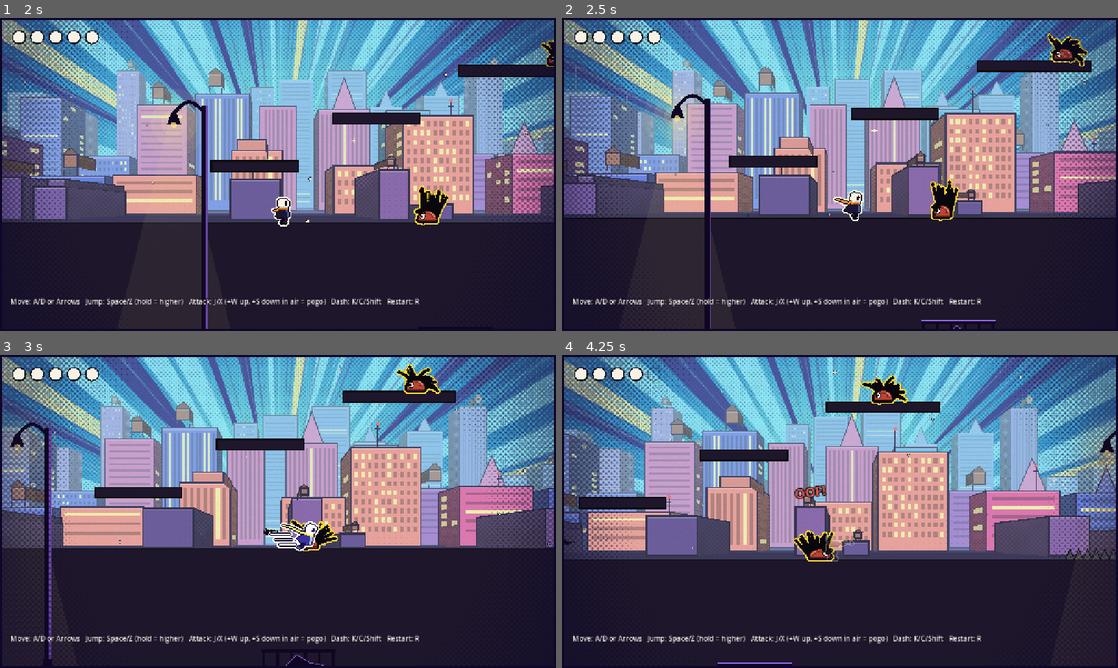
Above: before the commit, frames 1-4 (two rows, left to right).
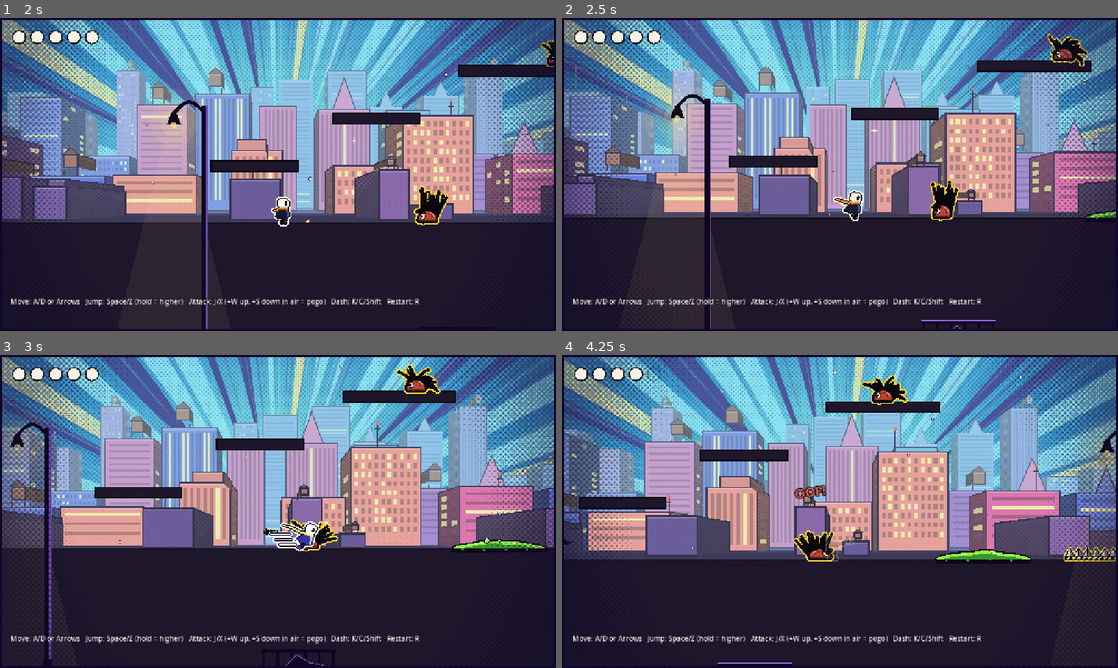
Above: after the commit, the same moments.

Repository: Ridhim-mittal/temp_game_jam
Game: Godot game, scene res://scenes/levels/test_level.tscn
Same seed, same stepped clock (60 frames per second), same inputs: the game is played once before the commit and once after it.
Inputs:
- Up to frame 1 (2 s): hold D (move_right) 0.53-1.28 s; hold Space (jump) 0.53-1.28 s; tap K (dash) at 0.6, 1.55 s; hold S (down) from 1.28 s (still down); tap Space (jump) at 1.35, 1.52, 1.82 s
- Up to frame 2 (2.5 s): release S (down) at 2.03 s; hold D (move_right) from 2.03 s (still down); hold Space (jump) from 2.03 s (still down); tap J (attack) at 2.1 s
- Up to frame 3 (3 s): release D (move_right) at 2.78 s; release Space (jump) at 2.78 s; hold W (up) from 2.78 s (still down); tap K (dash) at 2.85 s
- Up to frame 4 (4.25 s): tap Space (jump) at 3.02, 3.32 s; release W (up) at 3.53 s; hold A (move_left) from 3.53 s (still down); hold Space (jump) from 3.53 s (still down); tap Z at 3.6 s

Frame 1 is identical in both runs. In frame 2, less than 0.1% of the frame differs, in the area x 94-100%, y 61-65%; in frame 3, 0.4%; in frame 4, 0.7%, in the area x 67-100%, y 61-66%.

Commit message:
Comic spikes and a slowing goo pool obstacle
- Spikes: two-tone steel teeth (lit/shaded faces), ink + danger-yellow
  outline matching the crawlers (yellow = hurts), hazard-striped base
  plate with rivets, travelling glint.
- GooPool (Area2D): lime glue puddle that slows run speed (x0.45) and
  jump (x0.65) while the player is in it; dash still works. Wobbling
  surface, bubbles that pop, drips, "SPLORCH!" comic text on entry.
- player.gd: set_slowed(source, speed_mult, jump_mult) API (strongest
  of overlapping sources wins); boots get gooey and drip after leaving.
- Pool placed in the test level before the spike pit.

Co-Authored-By: Claude Opus 5.5 <noreply@anthropic.com>
Claude-Session: https://claude.ai/code/session_01QmC6giyVonwCqVxiteThqK

Diff:
--- a/scenes/levels/test_level.tscn
+++ b/scenes/levels/test_level.tscn
@@ -6,6 +6,7 @@
 [ext_resource type="Script" path="res://scripts/world/spikes.gd" id="4_spikes"]
 [ext_resource type="Script" path="res://scripts/ui/hud.gd" id="5_hud"]
 [ext_resource type="PackedScene" path="res://scenes/background/comic_background.tscn" id="6_background"]
+[ext_resource type="Script" path="res://scripts/world/goo_pool.gd" id="7_goo"]
 
 [node name="TestLevel" type="Node2D"]
 
@@ -53,6 +54,12 @@
 script = ExtResource("4_spikes")
 size = Vector2(260, 24)
 
+[node name="GooPool" type="Area2D" parent="World"]
+z_index = 1
+position = Vector2(1330, 590)
+script = ExtResource("7_goo")
+size = Vector2(220, 20)
+
 [node name="Enemies" type="Node2D" parent="."]
 
 [node name="Crawler1" parent="Enemies" instance=ExtResource("2_crawler")]
--- a/scripts/player/player.gd
+++ b/scripts/player/player.gd
@@ -83,6 +83,7 @@
 var _was_on_floor := false
 var _squash := Vector2.ONE
 var _last_safe_position := Vector2.ZERO
+var _slow_sources := {}  # source -> Vector2(speed_mult, jump_mult)
 
 @onready var visual: Node2D = $Visual
 @onready var art = $Visual/Art
@@ -162,7 +163,7 @@
 	# Facing is locked while a slash is active.
 	if input_x != 0.0 and _attack_timer <= 0.0:
 		facing = 1 if input_x > 0.0 else -1
-	var target := input_x * max_speed
+	var target := input_x * max_speed * _slow_mult().x
 	var accelerating := absf(target) > 0.01
 	var rate: float
 	if is_on_floor():
@@ -183,7 +184,7 @@
 
 func _handle_jump() -> void:
 	if _jump_buffer_timer > 0.0 and _coyote_timer > 0.0:
-		velocity.y = jump_velocity
+		velocity.y = jump_velocity * _slow_mult().y
 		is_jumping = true
 		_jump_buffer_timer = 0.0
 		_coyote_timer = 0.0
@@ -192,6 +193,22 @@
 	if is_jumping and velocity.y < 0.0 and not Input.is_action_pressed("jump"):
 		velocity.y *= jump_cut_mult
 		is_jumping = false
+
+
+## Called by slowing obstacles (e.g. goo_pool.gd). Multipliers of 1 remove
+## the source; overlapping sources use the strongest slow.
+func set_slowed(source: Object, speed_mult := 1.0, jump_mult := 1.0) -> void:
+	if speed_mult >= 1.0 and jump_mult >= 1.0:
+		_slow_sources.erase(source)
+	else:
+		_slow_sources[source] = Vector2(speed_mult, jump_mult)
+
+
+func _slow_mult() -> Vector2:
+	var m := Vector2.ONE
+	for v in _slow_sources.values():
+		m = m.min(v)
+	return m
 
 
 func _start_dash(input_x: float) -> void:
@@ -408,6 +425,7 @@
 	art.on_floor = is_on_floor()
 	art.dashing = _dash_timer > 0.0
 	art.max_speed = max_speed
+	art.stuck = _slow_mult().x < 1.0
 	var col := Color.WHITE
 	if _dash_timer > 0.0:
 		col = Color(1.5, 1.5, 1.8)
--- a/scripts/player/player_visual.gd
+++ b/scripts/player/player_visual.gd
@@ -22,6 +22,7 @@
 var on_floor := true
 var dashing := false
 var max_speed := 300.0
+var stuck := false  # wading through goo: boots get gooey
 
 var _phase := 0.0
 var _time := 0.0
@@ -29,11 +30,13 @@
 var _blink := 0.0
 var _blink_timer := 2.5
 var _dust: Array = []
+var _goo := 0.0  # 1 while in goo, fades after leaving (drips off)
 var _upper := Transform2D()  # hips + lean, for the upper-body parts
 
 
 func _process(delta: float) -> void:
 	_time += delta
+	_goo = 1.0 if stuck else maxf(_goo - delta * 1.2, 0.0)
 	var speed := clampf(absf(velocity.x) / max_speed, 0.0, 1.0)
 	_run = move_toward(_run, speed if on_floor and not dashing else 0.0, delta * 8.0)
 	if on_floor and not dashing:
@@ -81,6 +84,10 @@
 		draw_set_transform(foot + Vector2(1.5, 0))
 		draw_colored_polygon(_ellipse(4.5, 3.0), col)  # boot
 		draw_set_transform(Vector2.ZERO)
+		if _goo > 0.0:
+			var goo := Color(0.58, 0.95, 0.28)
+			draw_circle(foot + Vector2(1, -1), 4.0 * _goo + 1.0, goo)
+			draw_circle(foot + Vector2(-2, 2.0 + 4.0 * (1.0 - _goo)), 2.0 * _goo, goo)  # drip
 
 	# upper body leans around the hips
 	_upper = Transform2D(lean, hips)
--- /dev/null
+++ b/scripts/world/goo_pool.gd
@@ -0,0 +1,119 @@
+@tool
+extends Area2D
+## Sticky comic glue puddle: doesn't hurt, but while the player stands in it
+## they run slower and jump lower (dash still works, as the escape).
+## Lime green with an ink outline so it never reads as a hazard (yellow =
+## damage, green = slow). Place it with its bottom edge on the ground.
+
+const ComicText = preload("res://scripts/effects/comic_text.gd")
+const INK := Color(0.05, 0.03, 0.1)
+
+@export var size := Vector2(200, 16):
+	set(value):
+		size = value
+		queue_redraw()
+@export_range(0.1, 1.0) var speed_mult := 0.45
+@export_range(0.1, 1.0) var jump_mult := 0.65
+@export var goo_color := Color(0.58, 0.95, 0.28)
+@export var goo_dark := Color(0.22, 0.6, 0.18)
+
+var _time := 0.0
+var _bubbles: Array = []
+var _bubble_timer := 0.0
+
+
+func _ready() -> void:
+	collision_layer = 0
+	collision_mask = 2  # player
+	monitorable = false
+	if Engine.is_editor_hint():
+		return
+	var cs := CollisionShape2D.new()
+	var rect := RectangleShape2D.new()
+	rect.size = size
+	cs.shape = rect
+	add_child(cs)
+	body_entered.connect(_on_body_entered)
+	body_exited.connect(_on_body_exited)
+
+
+func _on_body_entered(body: Node2D) -> void:
+	if body.has_method("set_slowed"):
+		body.set_slowed(self, speed_mult, jump_mult)
+		_splash_text(body.global_position + Vector2(0, -40))
+
+
+func _on_body_exited(body: Node2D) -> void:
+	if body.has_method("set_slowed"):
+		body.set_slowed(self, 1.0, 1.0)
+
+
+func _splash_text(pos: Vector2) -> void:
+	var pop := ComicText.new()
+	pop.text = ["SPLORCH!", "GLOOP!", "SQUELCH!"].pick_random()
+	pop.color = goo_color
+	pop.font_size = 24
+	pop.position = pos
+	get_tree().current_scene.add_child(pop)
+
+
+func _process(delta: float) -> void:
+	if Engine.is_editor_hint():
+		return
+	_time += delta
+	_bubble_timer -= delta
+	if _bubble_timer <= 0.0:
+		_bubble_timer = randf_range(0.25, 0.7)
+		_bubbles.append({"x": randf_range(-0.45, 0.45) * size.x, "age": 0.0, "r": randf_range(3.0, 6.0)})
+	for b in _bubbles:
+		b.age += delta
+	_bubbles = _bubbles.filter(func(b): return b.age < 1.0)
+	queue_redraw()
+
+
+func _surface_y(x: float) -> float:
+	var half := size * 0.5
+	var edge := clampf(1.0 - absf(x) / half.x, 0.0, 1.0)
+	# rounded puddle edges + slow wobbling surface
+	return half.y - size.y * sqrt(edge) + sin(x * 0.08 + _time * 2.5) * 1.5 * edge
+
+
+func _draw() -> void:
+	var half := size * 0.5
+	var surface := PackedVector2Array()
+	var steps := maxi(int(size.x / 8.0), 4)
+	for i in steps + 1:
+		var x := -half.x + size.x * i / steps
+		surface.append(Vector2(x, _surface_y(x)))
+	var body := surface.duplicate()
+	body.append(Vector2(half.x, half.y))
+	body.append(Vector2(-half.x, half.y))
+	for poly in Geometry2D.offset_polygon(body, 3.0, Geometry2D.JOIN_ROUND):
+		draw_colored_polygon(poly, INK)
+	draw_colored_polygon(body, goo_dark)
+	# lighter top layer = depth; glossy highlight streaks
+	var top := surface.duplicate()
+	for i in range(steps, -1, -1):
+		top.append(Vector2(surface[i].x, minf(surface[i].y + size.y * 0.35, half.y)))
+	draw_colored_polygon(top, goo_color)
+	for k in 2:
+		var hx := -half.x * 0.5 + k * half.x * 0.7
+		draw_line(Vector2(hx, _surface_y(hx) + 3), Vector2(hx + 18, _surface_y(hx + 18) + 3), Color(1, 1, 1, 0.8), 2.0)
+	# ink base just below the ground line: covers the wader's outline
+	draw_rect(Rect2(-half.x, half.y - 1.0, size.x, 10.0), INK)
+	# drips over the front edge
+	for k in int(size.x / 50.0):
+		var dx := -half.x + 25.0 + k * 50.0
+		var drip := 3.0 + 2.0 * sin(_time * 1.7 + k * 2.0)
+		draw_circle(Vector2(dx, half.y + drip * 0.5), 2.5, goo_dark)
+	# bubbles rise, swell and pop into a ring
+	for b in _bubbles:
+		var p := Vector2(b.x, _surface_y(b.x) + 2.0)
+		if b.age < 0.8:
+			var r: float = b.r * (b.age / 0.8)
+			draw_circle(p - Vector2(0, r * 0.6), r + 1.5, INK)
+			draw_circle(p - Vector2(0, r * 0.6), r, goo_color.lightened(0.25))
+			draw_circle(p - Vector2(r * 0.3, r * 1.0), r * 0.25, Color.WHITE)
+		else:
+			var t: float = (b.age - 0.8) / 0.2
+			draw_arc(p - Vector2(0, b.r), b.r * (1.0 + t), 0, TAU, 12, Color(INK, 1.0 - t), 2.0)
--- a/scripts/world/spikes.gd
+++ b/scripts/world/spikes.gd
@@ -7,6 +7,15 @@
 	set(value):
 		size = value
 		queue_redraw()
+## Same danger colour as the crawlers' outline: yellow = this hurts.
+@export var danger_color := Color(1.0, 0.86, 0.2)
+@export var steel_light := Color(0.86, 0.88, 0.95)
+@export var steel_dark := Color(0.42, 0.44, 0.58)
+
+const INK := Color(0.05, 0.03, 0.1)
+const PLATE_H := 7.0
+
+var _time := 0.0
 
 
 func _ready() -> void:
@@ -23,13 +32,53 @@
 	add_child(cs)
 
 
+func _process(delta: float) -> void:
+	if Engine.is_editor_hint():
+		return
+	_time += delta
+	queue_redraw()  # travelling glint
+
+
 func _draw() -> void:
 	var half := size * 0.5
 	var count := maxi(int(size.x / 20.0), 1)
 	var w := size.x / count
+	var base_y := half.y - PLATE_H
+	# Whole-strip silhouette, used for the danger + ink outlines.
+	var outline := PackedVector2Array([Vector2(-half.x, half.y)])
 	for i in count:
 		var x0 := -half.x + i * w
-		var tri := PackedVector2Array([
-			Vector2(x0, half.y), Vector2(x0 + w * 0.5, -half.y), Vector2(x0 + w, half.y)])
-		draw_colored_polygon(tri, Color(0.3, 0.3, 0.34))
-		draw_polyline(PackedVector2Array([tri[0], tri[1], tri[2]]), Color(0.05, 0.05, 0.05), 2.0)
+		outline.append(Vector2(x0, base_y))
+		outline.append(Vector2(x0 + w * 0.5, -half.y))
+	outline.append(Vector2(half.x, base_y))
+	outline.append(Vector2(half.x, half.y))
+	for poly in Geometry2D.offset_polygon(outline, 5.0, Geometry2D.JOIN_ROUND):
+		draw_colored_polygon(poly, danger_color)
+	for poly in Geometry2D.offset_polygon(outline, 2.0, Geometry2D.JOIN_MITER):
+		draw_colored_polygon(poly, INK)
+
+	# Teeth: lit left face + shaded right face reads as a 3D pyramid.
+	var glint_x := fposmod(_time * 260.0, size.x + 600.0) - half.x - 300.0
+	for i in count:
+		var x0 := -half.x + i * w
+		var tip := Vector2(x0 + w * 0.5, -half.y)
+		var mid := Vector2(x0 + w * 0.5, base_y)
+		draw_colored_polygon(PackedVector2Array([Vector2(x0, base_y), tip, mid]), steel_light)
+		draw_colored_polygon(PackedVector2Array([mid, tip, Vector2(x0 + w, base_y)]), steel_dark)
+		draw_line(tip, mid, INK, 1.0)
+		var glint := clampf(1.0 - absf(tip.x - glint_x) / 40.0, 0.0, 1.0)
+		if glint > 0.0:
+			draw_circle(tip + Vector2(-1, 3), 2.5 * glint, Color(1, 1, 1, glint))
+
+	# Base plate with hazard stripes and rivets.
+	var plate := Rect2(-half.x, base_y, size.x, PLATE_H)
+	draw_rect(plate, INK)
+	var x := -half.x + 2.0
+	while x < half.x - 2.0:
+		var x1 := minf(x + 6.0, half.x - 2.0)
+		var stripe := PackedVector2Array([Vector2(x, plate.end.y - 1.5), Vector2(x + 3.0, base_y + 1.5),
+			Vector2(minf(x + 9.0, half.x - 2.0), base_y + 1.5), Vector2(x1, plate.end.y - 1.5)])
+		draw_colored_polygon(stripe, danger_color)
+		x += 12.0
+	for i in count:
+		draw_circle(Vector2(-half.x + (i + 0.5) * w, base_y + PLATE_H * 0.5), 1.2, steel_light)
Not shown, added: scripts/world/goo_pool.gd.uid
